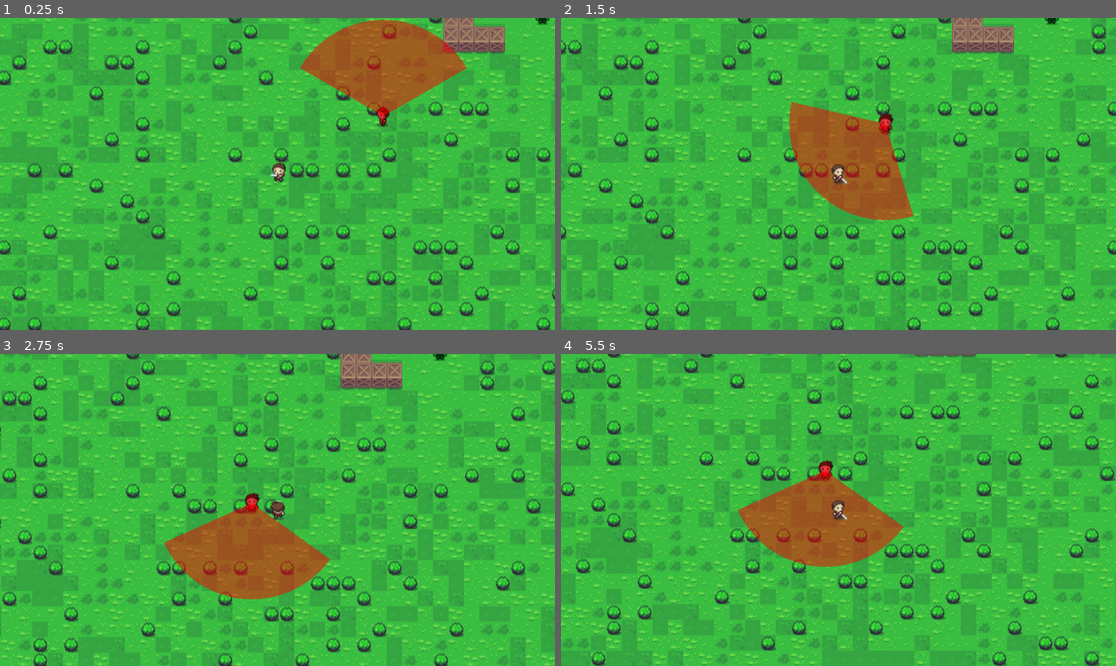
Above: before the commit, frames 1-4 (two rows, left to right).
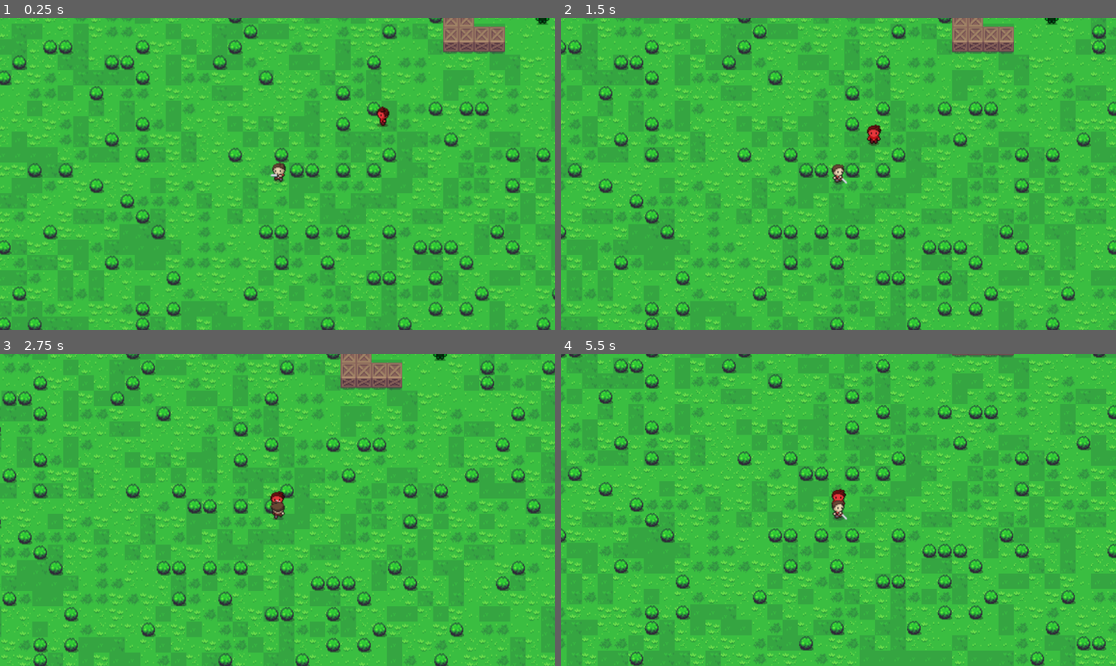
Above: after the commit, the same moments.

Repository: moonvent/alchemist_game
Game: Godot game, scene res://map/main_map.tscn
Two runs of this game, one before a commit and one after it. Both use one fixed random seed, a clock stepped at 60 frames per second and the inputs below.
Inputs (mouse positions are in pixels of both pictures, inside the frame that each line leads up to):
- Up to frame 1 (0.25 s): no input
- Up to frame 2 (1.5 s): tap Enter at 0.5 s; move the mouse to (960, 158) at 0.52 s; press the mouse at (960, 158) at 0.53 s; hold D (move_right) 0.53-1.25 s; release the mouse at (960, 158) at 1.25 s; drag from (727, 189) to (894, 114) at 1.27 s
- Up to frame 3 (2.75 s): move the mouse to (333, 441) at 2.02 s; press the mouse at (333, 441) at 2.03 s; hold D (move_right) from 2.03 s (still down)
- Up to frame 4 (5.5 s): release D (move_right) at 2.75 s; release the mouse at (894, 441) at 2.75 s; drag from (810, 572) to (672, 463) at 2.77 s; move the mouse to (1005, 556) at 3.52 s; press the mouse at (1005, 556) at 3.53 s; hold A (move_left) 3.53-4.25 s; release the mouse at (1005, 556) at 4.25 s; drag from (672, 463) to (838, 510) at 4.27 s; move the mouse to (866, 510) at 5.02 s; press the mouse at (866, 510) at 5.03 s; hold S (move_down) from 5.03 s (still down)

The runs differ from the first frame. In frame 1, 5.6% of the frame differs, in the area x 54-85%, y 0-32%; in frame 2, 5.6%; in frame 3, 5.8%; in frame 4, 48%, in the area x 0-100%, y 0-100%.

Commit message:
master
1) Complete vision zone refactoring;

Diff:
--- a/character/enemy.tscn
+++ b/character/enemy.tscn
@@ -61,4 +61,4 @@
 
 [node name="CollisionPolygon2D" parent="VisionZoneArea2D" index="0"]
 position = Vector2(9, 0)
-polygon = PackedVector2Array(-16, -11, -16, 12, -37, 71, -77, 51, -108, 0, -77, -49, -28, -62)
+polygon = PackedVector2Array(-16, -11, -16, 12, -37, 71, -69, 100, -108, 0, -66, -105, -28, -62)
--- a/interfaces/target_follow.gd
+++ b/interfaces/target_follow.gd
@@ -12,8 +12,6 @@
 
 # see only in up
 var forward_vector: Vector2 = Vector2.UP
-
-var _vision_zone_node: Node2D
 
 var _last_seen_position: Vector2 = Vector2.ZERO
 
@@ -51,13 +49,9 @@
 
 
 func _ready() -> void:
-	_vision_zone_node = VisionZone.new()
-
 	_vision_zone_area = get_parent().get_node('VisionZoneArea2D')
 	_vision_zone_area.connect('body_entered', _on_body_entered_in_vision_zone)
 	_vision_zone_area.connect('body_exited', _on_body_exited_from_vision_zone)
-
-	add_child(_vision_zone_node)
 
 
 func _on_body_entered_in_vision_zone(body):
@@ -75,10 +69,11 @@
 
 	if can_see_target():
 		_last_seen_position = _target.global_position
-		_follow_direction = (_last_seen_position - _main_node.global_position).normalized()
+		var follow_not_normalized_direction = _last_seen_position - _main_node.global_position
+		_follow_direction = follow_not_normalized_direction.normalized()
 		has_seen_target = true
 		forward_vector = _follow_direction
-		_vision_zone_node.redraw(_follow_direction)
+		_vision_zone_area.rotation = atan2(-follow_not_normalized_direction.y, -follow_not_normalized_direction.x)
 
 	elif has_seen_target:
 		_follow_direction = (_last_seen_position - _main_node.global_position).normalized()
